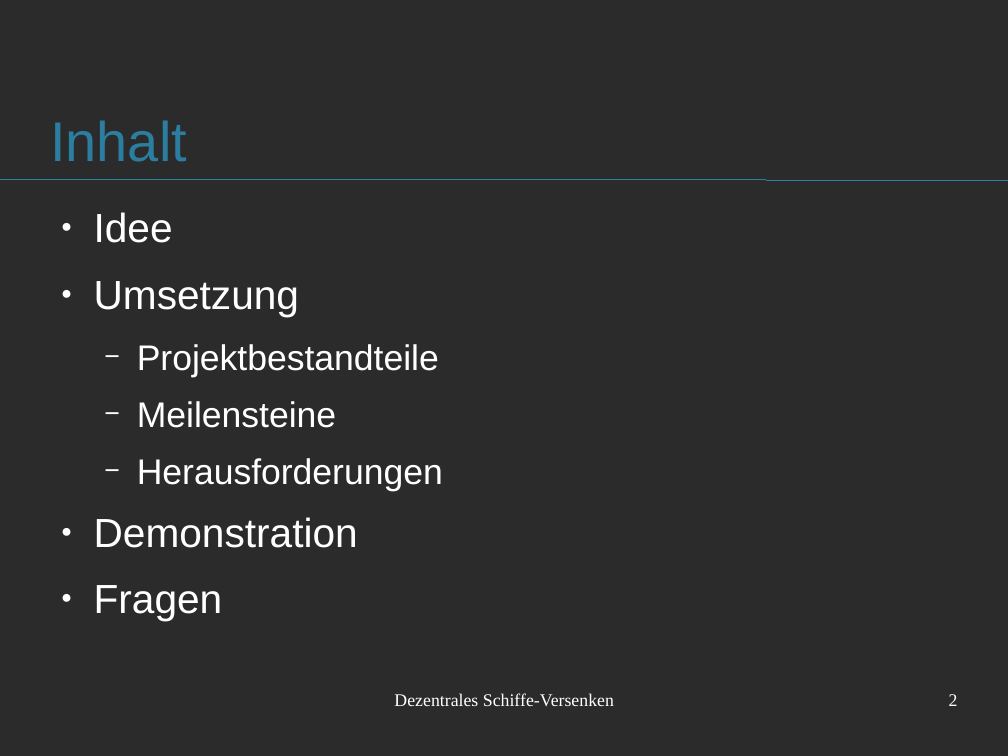
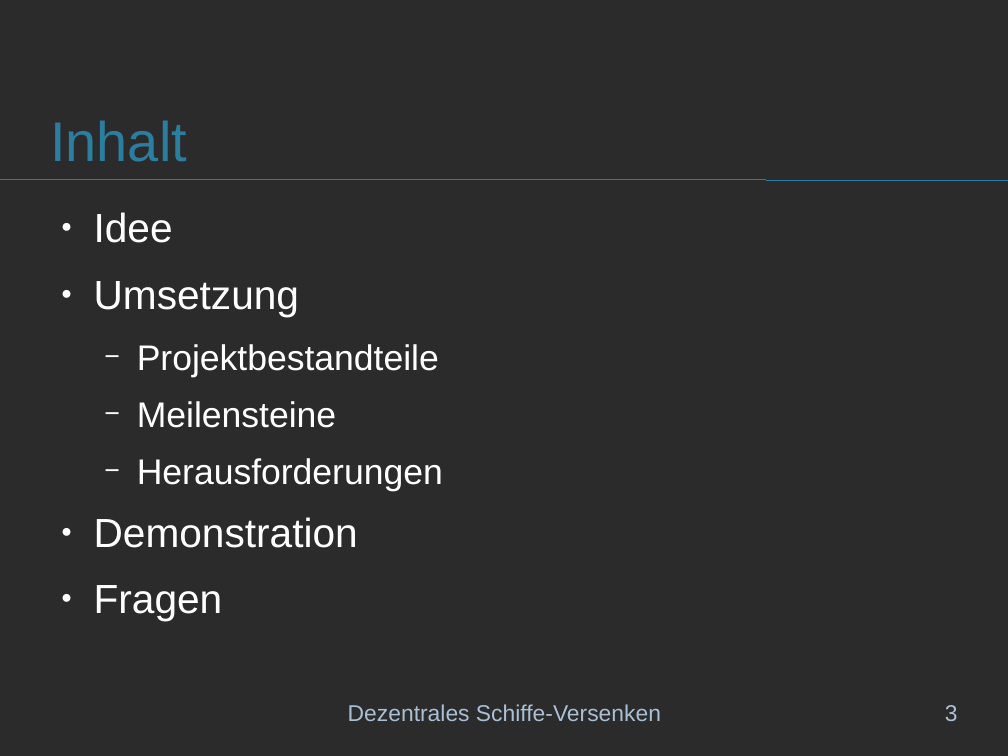
Before and after one commit to schiffchen/documentation, a slide deck: slide 3 of Präsentation/Projektpräsentation.odp (slide 2 before the commit). Drawn at 1008x756 pixels with LibreOffice and Linux fonts; fonts in the diff are those of the drawing; background and template pictures are left out; a plain dark background stands for a picture behind light text. Boxes give left, top, right and bottom in pixels: in the first picture for what was removed or moved away, otherwise in the second. Text is boxed around its words. In the diff, an @@ line names an element or a change of style, - is before the commit and + after.

Commit message:
Finished layout and masterpage

```diff
--- a/Präsentation/Projektpräsentation.odp
+++ b/Präsentation/Projektpräsentation.odp
@@ text "Dezentrales Schiffe-Versenken": place and size @@
-text "Dezentrales Schiffe-Versenken" at (394, 693, 614, 706)
+text "Dezentrales Schiffe-Versenken" at (348, 704, 661, 721)
@@ text "Dezentrales Schiffe-Versenken" at (348, 704, 661, 721): size 14 to 18 pt, font Times New Roman to Arial, text colour #FFFFFF to #AABFD4 @@
@@ page number added at (945, 705, 958, 721), 18 pt, text #AABFD4 @@
+3
@@ page number removed at (949, 694, 958, 706) @@
-2
```
Also in this commit, not shown: 2 slides added, 1 slide removed.
